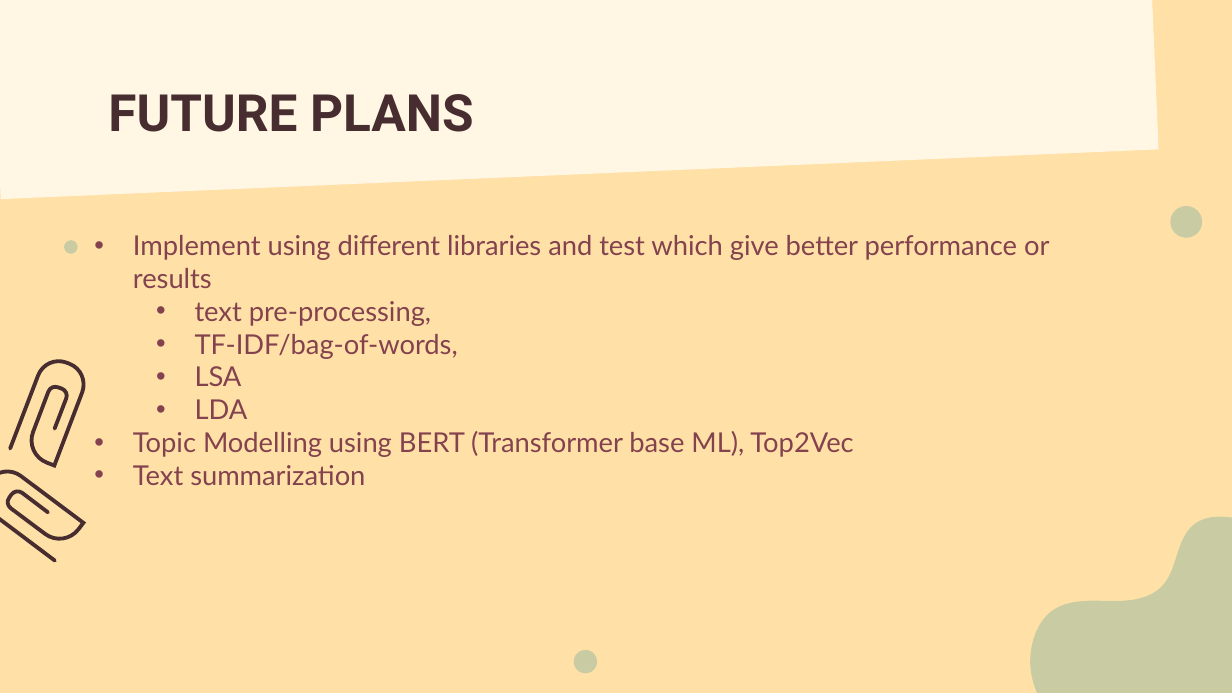
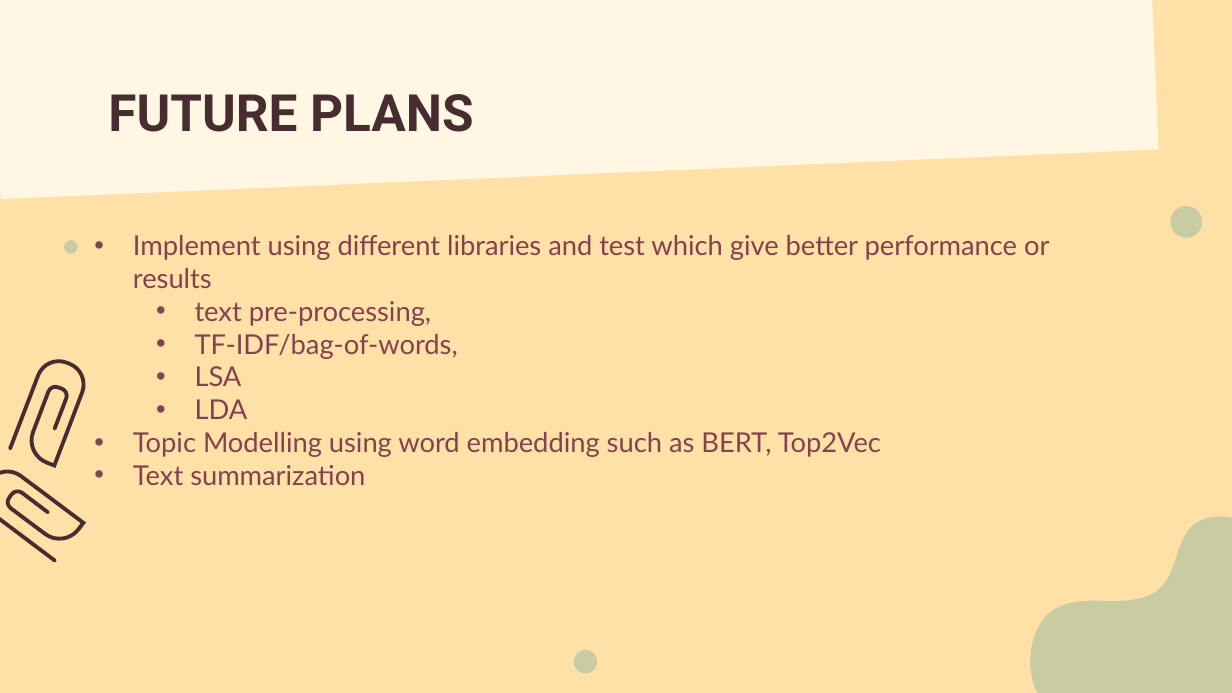
Before and after one commit to LiyanaRoslie/ds-keywords, a slide deck: slide 31 of Capstone_presentation_v1.1.pptx (slide 29 before the commit). Drawn at 1232x693 pixels with LibreOffice and Linux fonts; fonts in the diff are those of the drawing. Boxes give left, top, right and bottom in pixels: in the first picture for what was removed or moved away, otherwise in the second. Text is boxed around its words. In the diff, an @@ line names an element or a change of style, - is before the commit and + after.

```diff
--- a/Capstone_presentation_v1.1.pptx
+++ b/Capstone_presentation_v1.1.pptx
@@ subtitle at (x1=133, y1=432, x2=881, y2=457): text changed @@
-• Topic Modelling using BERT (Transformer base ML), Top2Vec
+• Topic Modelling using word embedding such as BERT, Top2Vec
```
Also in this commit, not shown: 14 other slides changed, 3 slides added, 1 slide removed.
